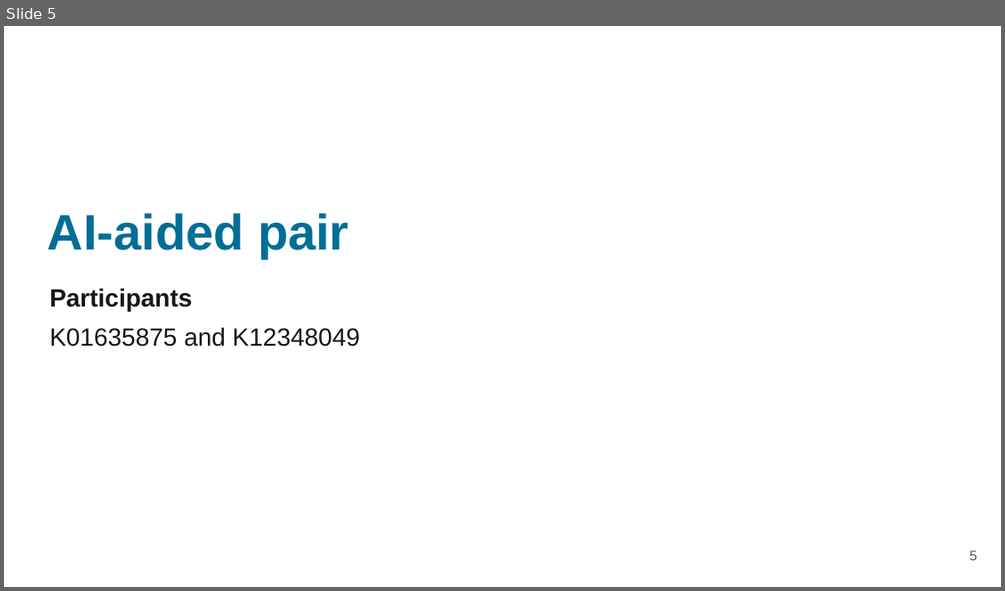
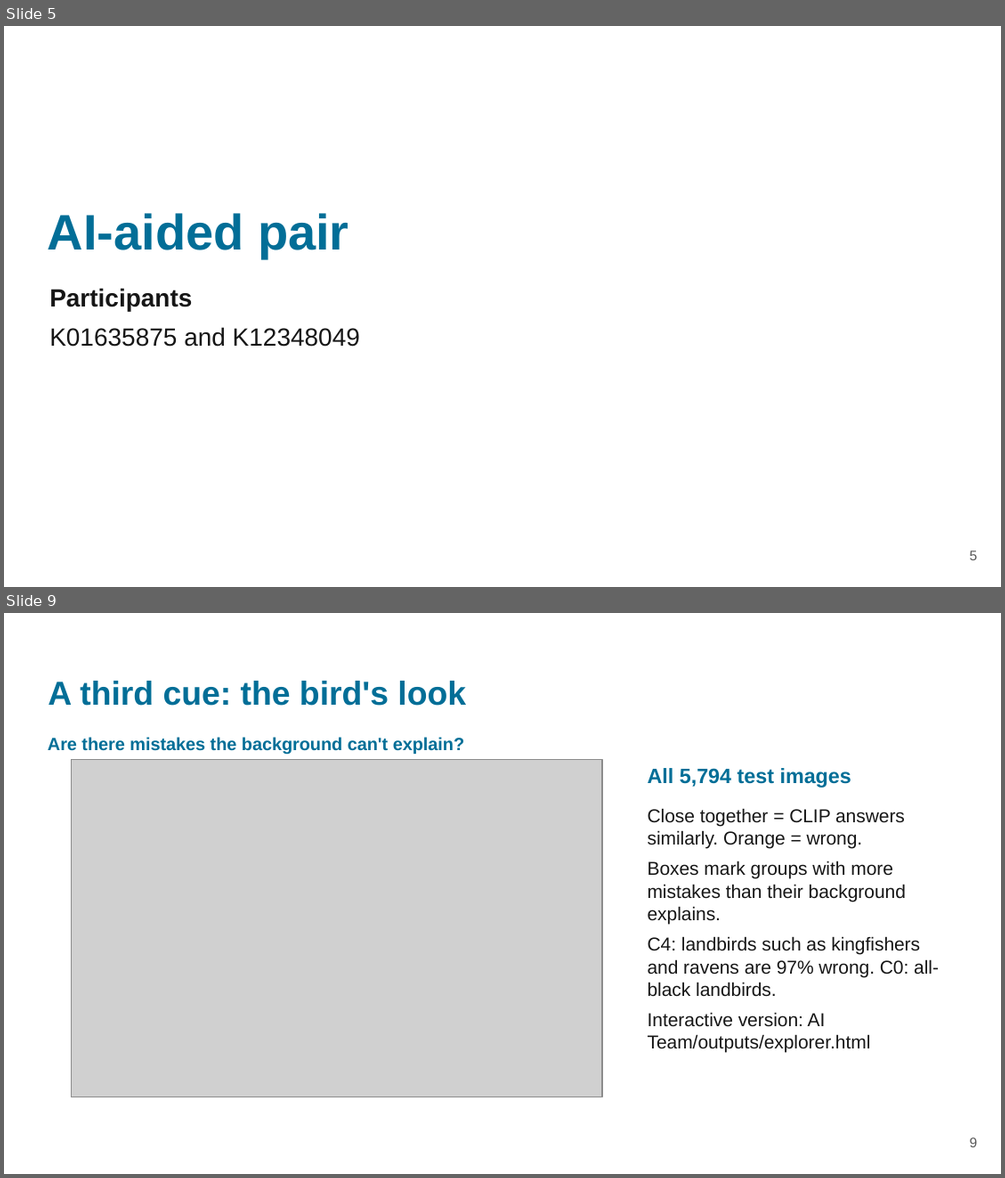
Before and after one commit to ffirani/jku-ai-visualization, a slide deck: Phase_1/Presentation/Waterbirds Phase I - JKU Prediction Shift.pptx. Shown one above the other, each under a label of ours: slide 5 before the commit, slides 5 and 9 after it; the slides between them are not shown. The pictures are 1005x591 and 1005x1178 pixels, drawn with LibreOffice and Linux fonts; fonts in the diff are those of the drawing; grey boxes stand for pictures; background and template pictures are left out. Boxes give left, top, right and bottom in pixels: in the first picture for what was removed or moved away, otherwise in the second. Text is boxed around its words. In the diff, an @@ line names an element or a change of style, - is before the commit and + after.

```diff
--- a/Phase_1/Presentation/Waterbirds Phase I - JKU Prediction Shift.pptx
+++ b/Phase_1/Presentation/Waterbirds Phase I - JKU Prediction Shift.pptx
@@ slide 9 added at [4, 613, 1001, 1174], background #FFFFFF @@
@@ title added at [48, 681, 466, 706], 24 pt, text #026E97, bold @@
+A third cue: the bird's look
@@ text added at [48, 737, 464, 754], 12.8 pt, text #026E97, bold @@
+Are there mistakes the background can't explain?
@@ picture added at [71, 760, 602, 1097] @@
@@ text added at [647, 768, 851, 787], 15 pt, text #026E97, bold @@
+All 5,794 test images
@@ text added at [647, 808, 938, 1053], 13.5 pt, text #161616 @@
+Close together = CLIP answers similarly. Orange = wrong.
+Boxes mark groups with more mistakes than their background explains.
+C4: landbirds such as kingfishers and ravens are 97% wrong. C0: all-black landbirds.
+Interactive version: AI Team/outputs/explorer.html
@@ text added at [970, 1137, 978, 1147], 10 pt, text #595959 @@
+9
```
Also in this commit, not shown: 3 other slides added, 2 other files.
